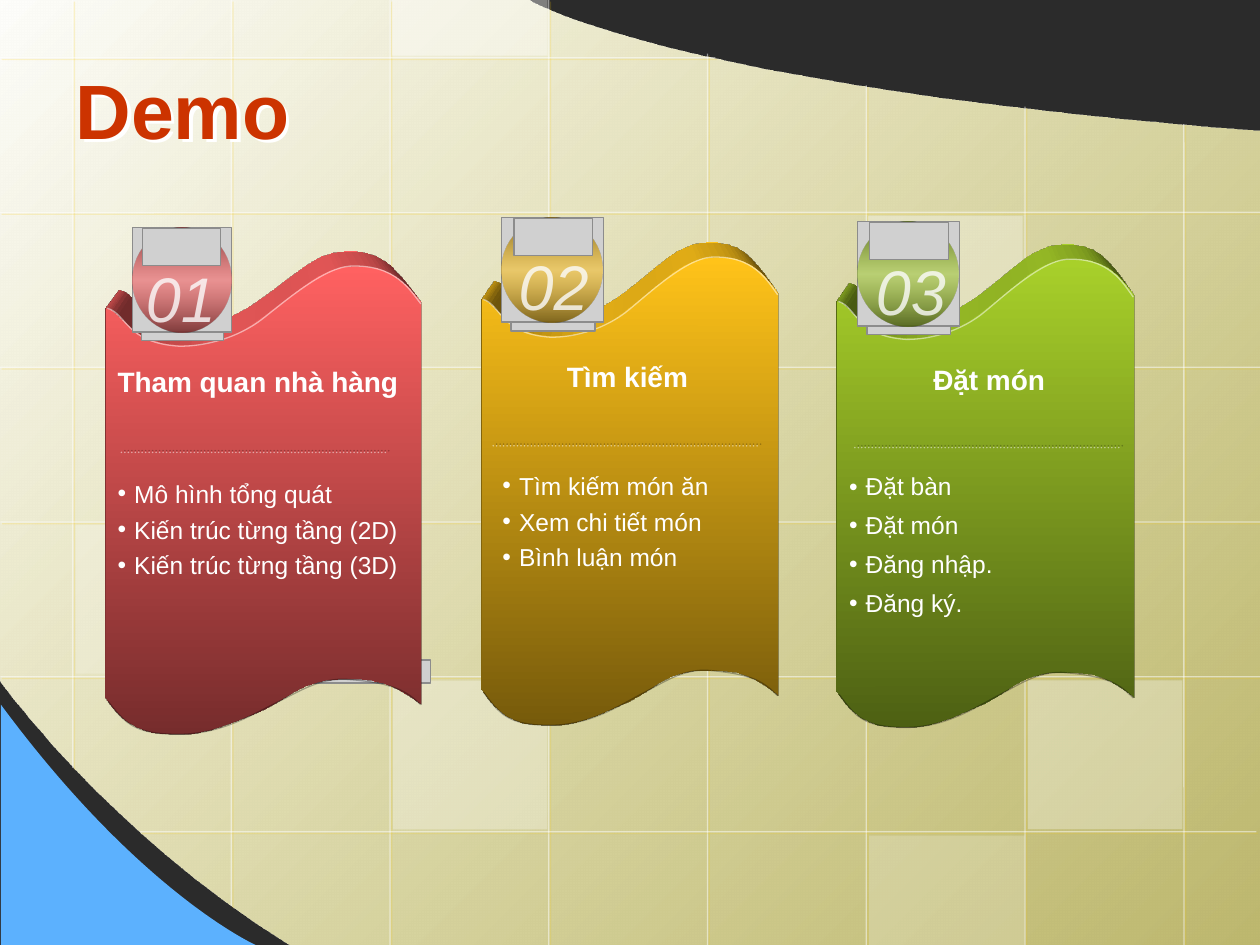
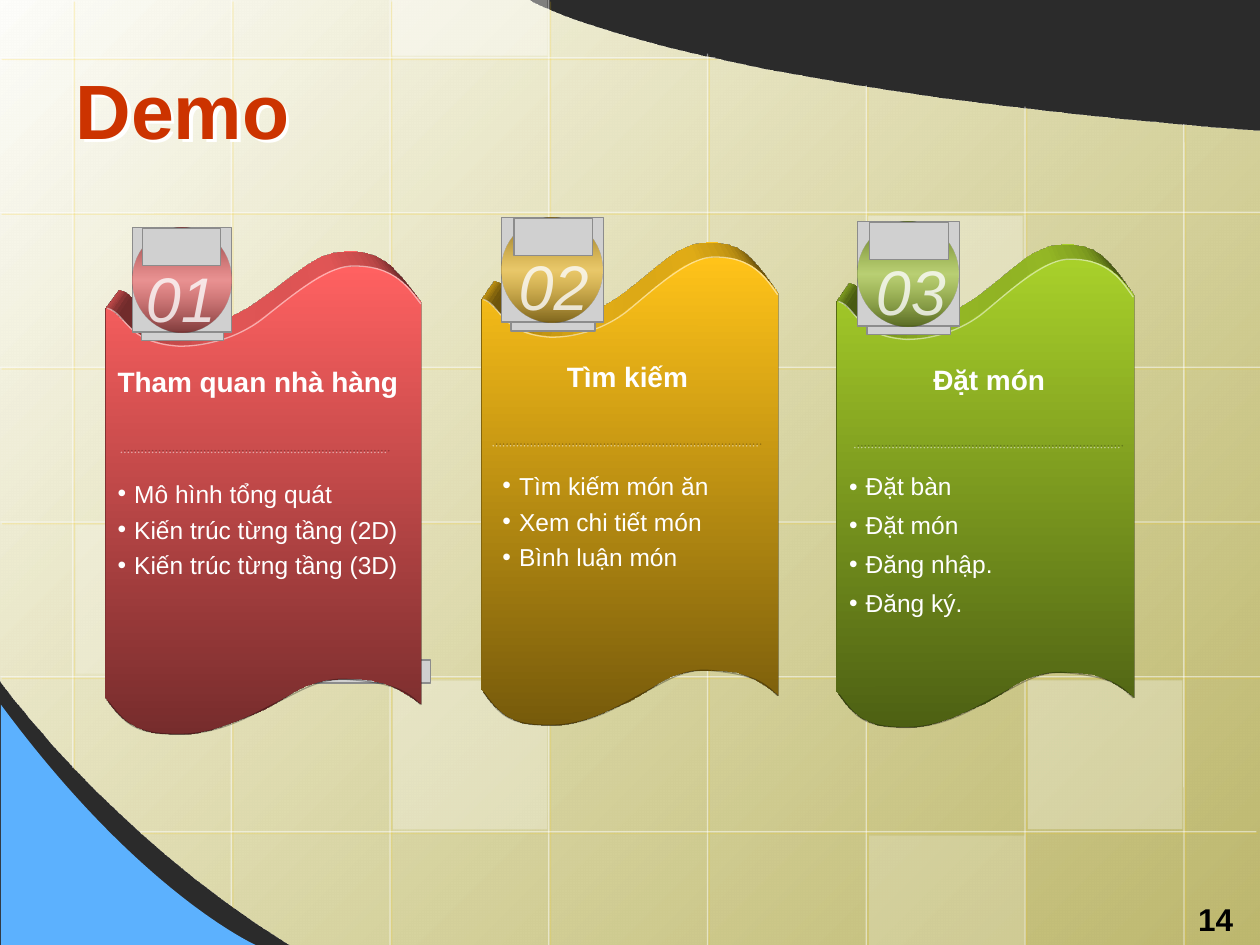
Before and after one commit to wycon/tkgd2008, a slide deck: slide 14 of PA4/4. Slide/WARM.pptx. Drawn at 1260x945 pixels with LibreOffice and Linux fonts; fonts in the diff are those of the drawing; grey boxes stand for pictures; background and template pictures are left out; a plain dark background stands for a picture behind light text. Boxes give left, top, right and bottom in pixels: in the first picture for what was removed or moved away, otherwise in the second. Text is boxed around its words. In the diff, an @@ line names an element or a change of style, - is before the commit and + after.

```diff
--- a/PA4/4. Slide/WARM.pptx
+++ b/PA4/4. Slide/WARM.pptx
@@ text added at bbox=[1198, 909, 1233, 931], 18 pt, text #000000, bold @@
+14
```
Also in this commit, not shown: 15 other slides changed, 1 other file.
